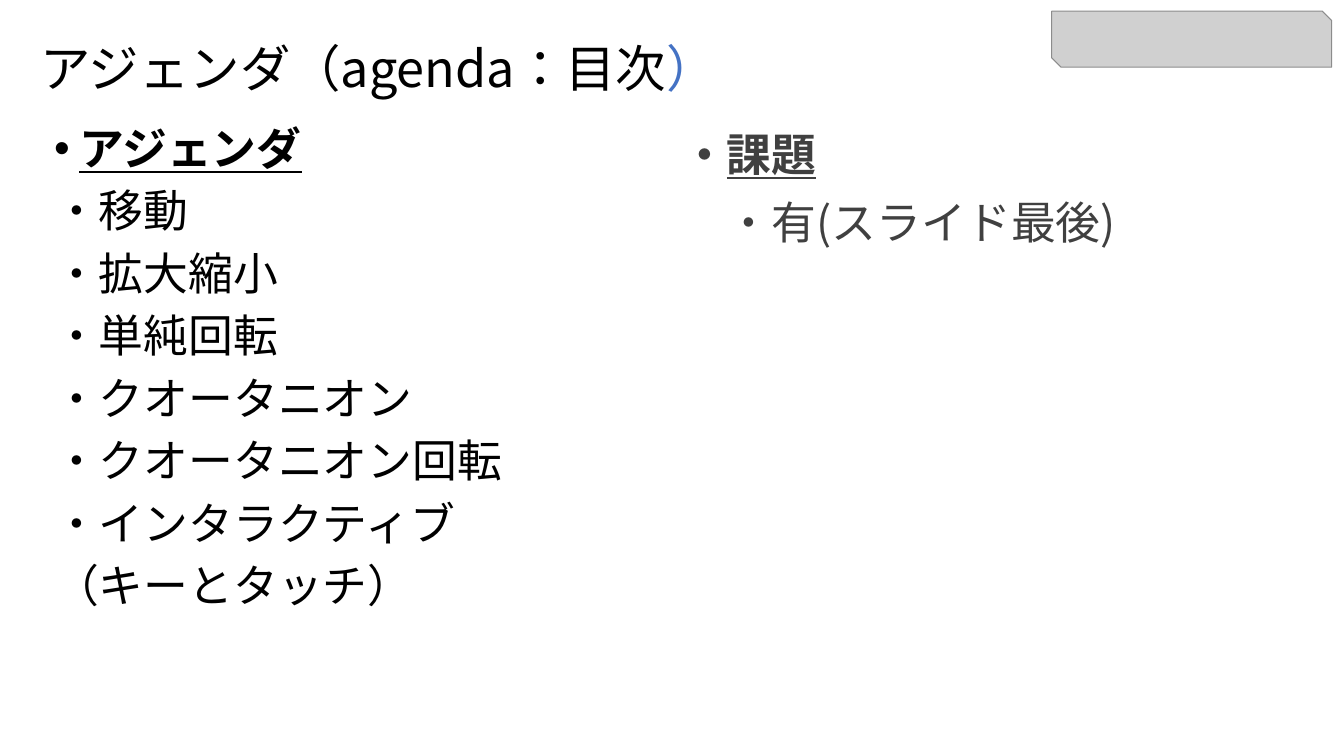
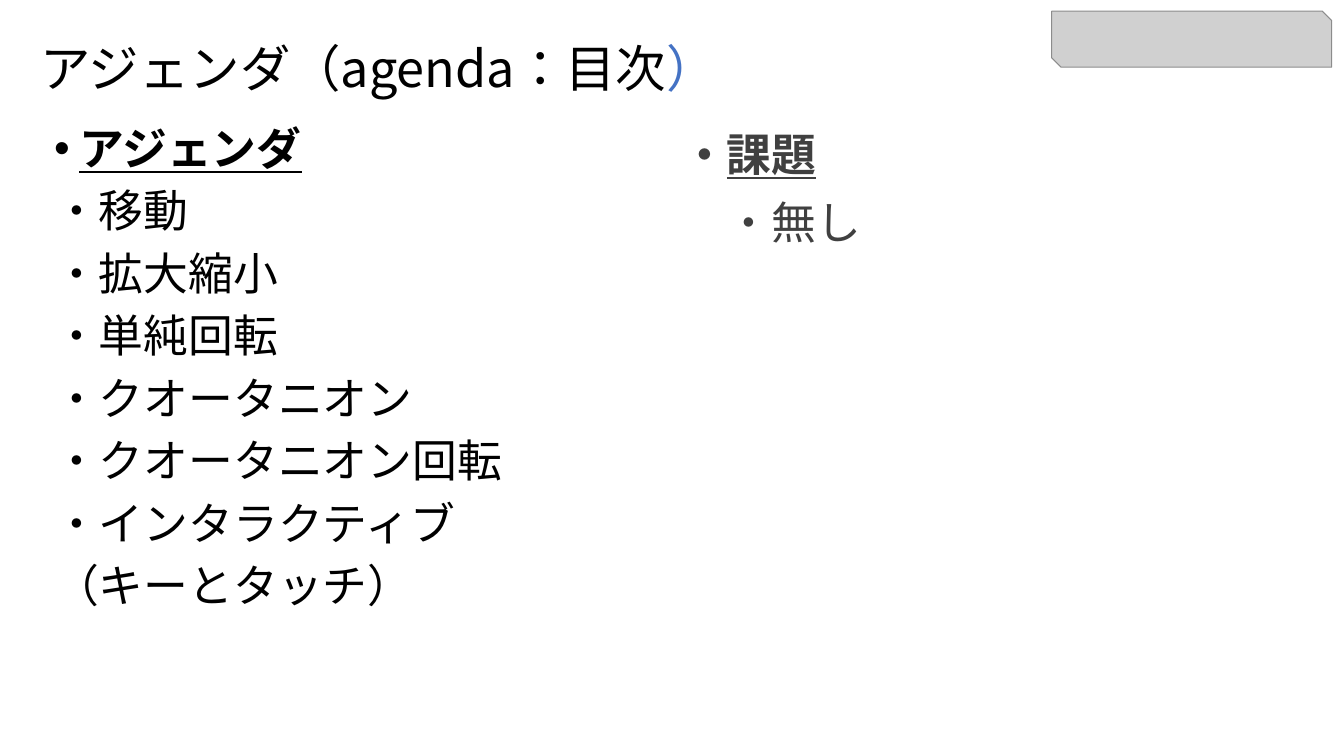
Before and after one commit to MahiroCreative/GameEngine, a slide deck: slide 2 of 2.studyUnity1(2D)/Ge1_1_Transform.pptx. Drawn at 1344x756 pixels with LibreOffice and Linux fonts; fonts in the diff are those of the drawing; grey boxes stand for pictures. Boxes give left, top, right and bottom in pixels: in the first picture for what was removed or moved away, otherwise in the second. Text is boxed around its words. In the diff, an @@ line names an element or a change of style, - is before the commit and + after.

```diff
--- a/2.studyUnity1(2D)/Ge1_1_Transform.pptx
+++ b/2.studyUnity1(2D)/Ge1_1_Transform.pptx
@@ text at <box>727,201,861,243</box>: text changed @@
-・有(スライド最後)
+・無し
```
Also in this commit, not shown: 1 other slide changed, 1 slide added, 2 slides removed.
